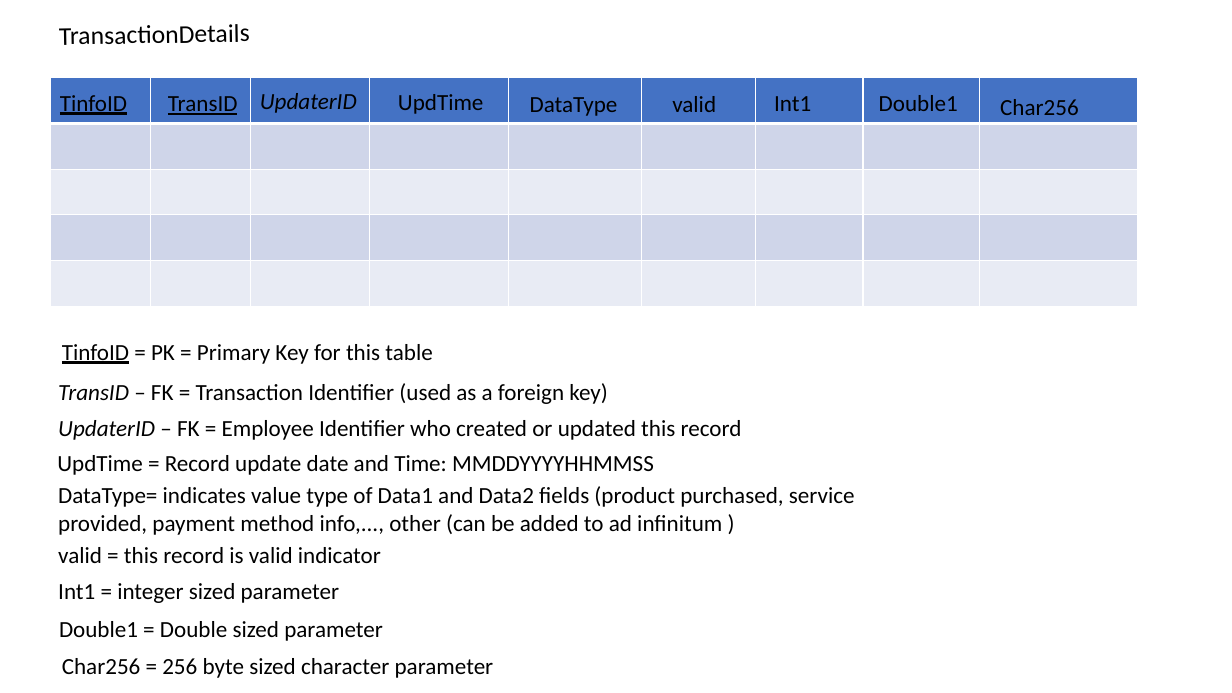
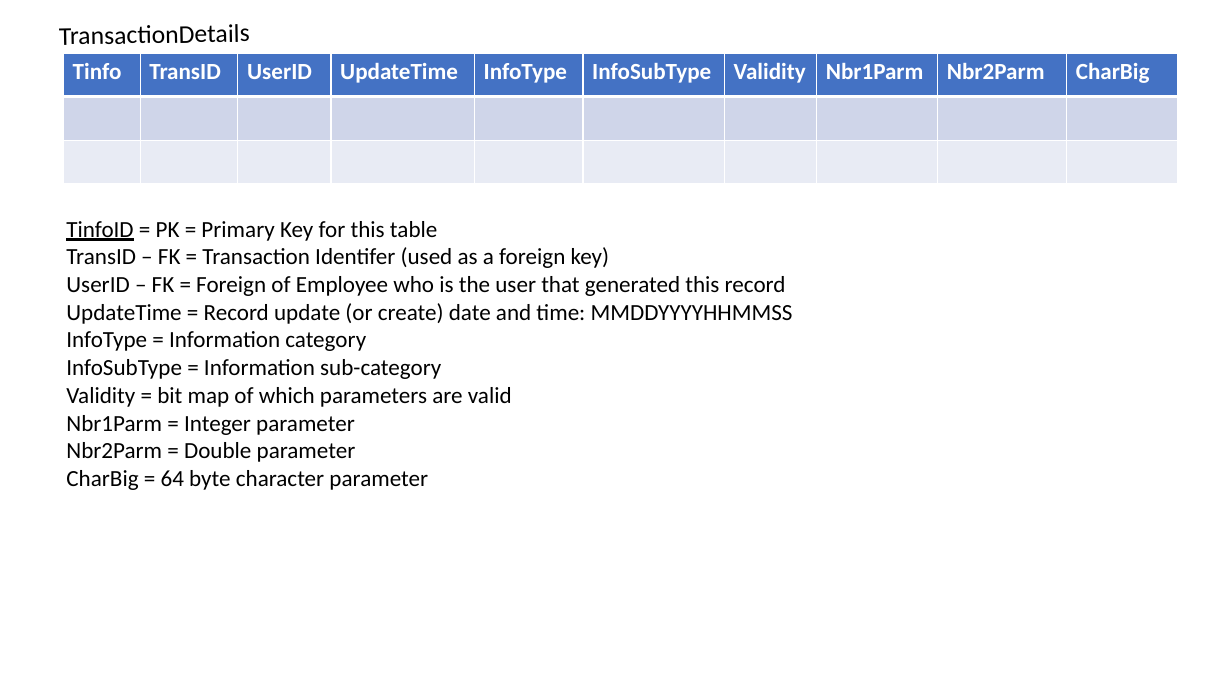
Before and after one commit to andrewroe/rosiessalon, a slide deck: slide 8 of documents/RosieSalonDataModel.pptx (slide 12 before the commit). Drawn at 1232x693 pixels with LibreOffice and Linux fonts; fonts in the diff are those of the drawing. Boxes give left, top, right and bottom in pixels: in the first picture for what was removed or moved away, otherwise in the second. Text is boxed around its words. In the diff, an @@ line names an element or a change of style, - is before the commit and + after.

Commit message:
update data model Power Point doc

```diff
--- a/documents/RosieSalonDataModel.pptx
+++ b/documents/RosieSalonDataModel.pptx
@@ table added at (x1=64, y1=54, x2=1179, y2=494), 3 rows, 10 columns @@
+Tinfo | TransID | UserID | UpdateTime | InfoType | InfoSubType | Validity | Nbr1Parm | Nbr2Parm | CharBig
+ |  |  |  |  |  |  |  |  | 
+ |  |  |  |  |  |  |  |  | 
@@ table removed at (x1=51, y1=78, x2=1139, y2=306), 5 rows, 9 columns @@
- |  |  |  |  |  |  |  | 
- |  |  |  |  |  |  |  | 
- |  |  |  |  |  |  |  | 
- |  |  |  |  |  |  |  | 
- |  |  |  |  |  |  |  | 
@@ text removed at (x1=60, y1=95, x2=127, y2=115) @@
-TinfoID
@@ text removed at (x1=168, y1=96, x2=238, y2=115) @@
-TransID
@@ text removed at (x1=260, y1=93, x2=357, y2=113) @@
-UpdaterID
@@ text removed at (x1=398, y1=94, x2=483, y2=114) @@
-UpdTime
@@ text removed at (x1=530, y1=97, x2=618, y2=116) @@
-DataType
@@ text removed at (x1=672, y1=96, x2=716, y2=112) @@
-valid
@@ text removed at (x1=774, y1=96, x2=811, y2=111) @@
-Int1
@@ text removed at (x1=879, y1=95, x2=958, y2=111) @@
-Double1
@@ text removed at (x1=1000, y1=99, x2=1079, y2=115) @@
-Char256
@@ text "TinfoID = PK = Primary ..." moved from (x1=62, y1=344, x2=432, y2=364) to (x1=66, y1=221, x2=793, y2=490) @@
@@ text at (x1=66, y1=247, x2=793, y2=490): paragraphs added @@
+TransID – FK = Transaction Identifer (used as a foreign key)
+UserID – FK = Foreign of Employee who is the user that generated this record
+UpdateTime = Record update (or create) date and time: MMDDYYYYHHMMSS
+InfoType = Information category
+InfoSubType = Information sub-category
+Validity = bit map of which parameters are valid
+Nbr1Parm = Integer parameter
+Nbr2Parm = Double parameter
+CharBig = 64 byte character parameter
@@ text removed at (x1=58, y1=383, x2=608, y2=404) @@
-TransID – FK = Transaction Identifier (used as a foreign key)
@@ text removed at (x1=58, y1=420, x2=742, y2=440) @@
-UpdaterID – FK = Employee Identifier who created or updated this record
@@ text removed at (x1=57, y1=455, x2=654, y2=475) @@
-UpdTime = Record update date and Time: MMDDYYYYHHMMSS
@@ text removed at (x1=58, y1=486, x2=855, y2=535) @@
-DataType= indicates value type of Data1 and Data2 fields (product purchased, service provided, payment method info,..., other (can be added to ad infinitum )
@@ text removed at (x1=58, y1=547, x2=381, y2=563) @@
-valid = this record is valid indicator
@@ text removed at (x1=58, y1=583, x2=340, y2=603) @@
-Int1 = integer sized parameter
@@ text removed at (x1=59, y1=621, x2=383, y2=641) @@
-Double1 = Double sized parameter
@@ text removed at (x1=62, y1=658, x2=494, y2=678) @@
-Char256 = 256 byte sized character parameter
```
Also in this commit, not shown: 11 other slides changed.
